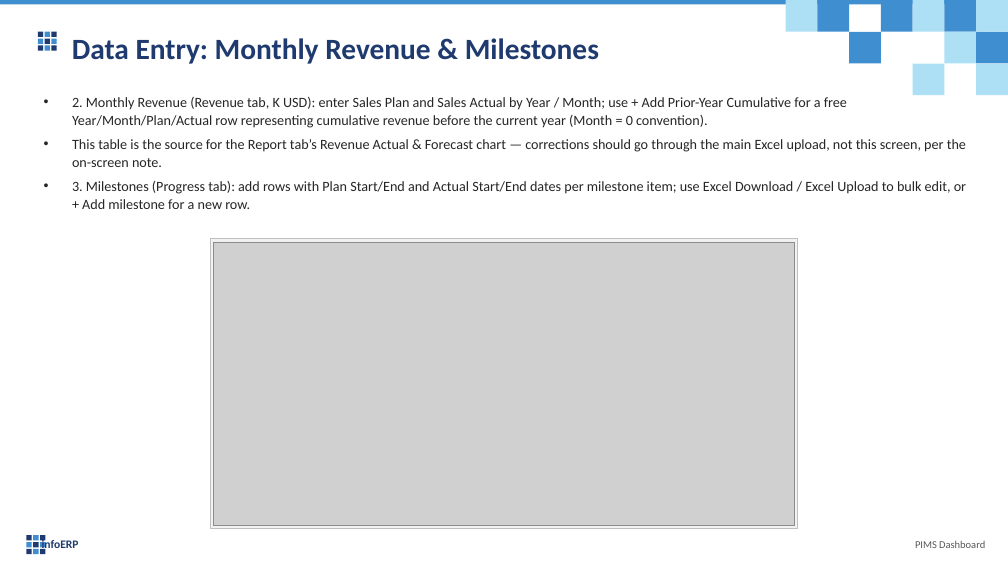
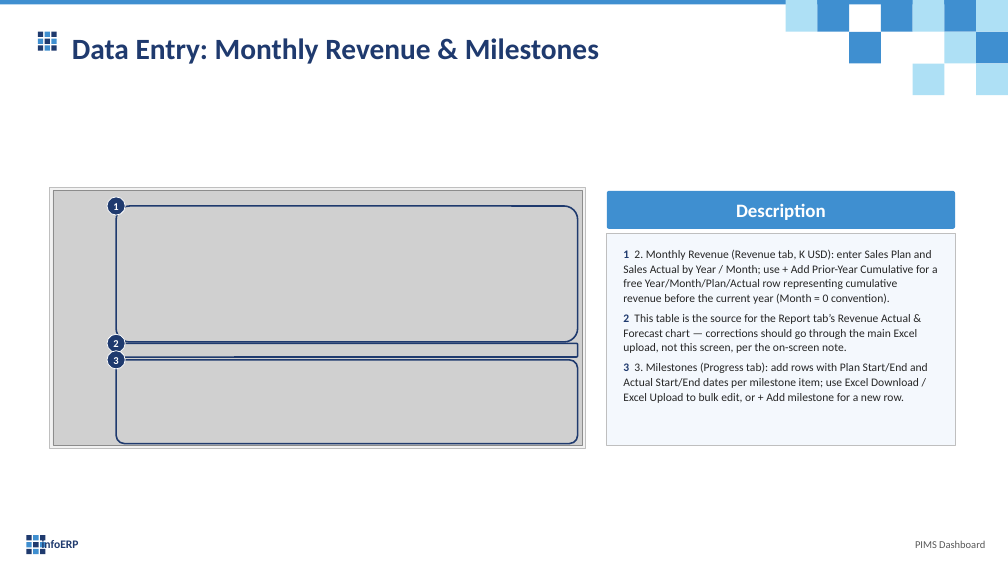
Before and after one commit to truongCLT/PIMS-DASHBOARD, a slide deck: slide 24 of docs/PIMS_Dashboard_User_Guide_V1.pptx. Drawn at 1008x567 pixels with LibreOffice and Linux fonts; fonts in the diff are those of the drawing; grey boxes stand for pictures. Boxes give left, top, right and bottom in pixels: in the first picture for what was removed or moved away, otherwise in the second. Text is boxed around its words. In the diff, an @@ line names an element or a change of style, - is before the commit and + after.

```diff
--- a/docs/PIMS_Dashboard_User_Guide_V1.pptx
+++ b/docs/PIMS_Dashboard_User_Guide_V1.pptx
@@ rectangle: place and size @@
-rectangle at [210, 239, 798, 529]
+rectangle at [50, 188, 585, 448]
@@ picture: place and size @@
-picture at [213, 242, 795, 526]
+picture at [53, 191, 582, 445]
@@ ellipse added at [107, 197, 126, 215], fill #1F3A6E, outline #FFFFFF 0.75 pt, 10 pt, text #FFFFFF, bold @@
+1
@@ rounded rectangle added at [116, 206, 578, 342], outline #1F3A6E 1.5 pt @@
@@ rounded rectangle added at [607, 191, 956, 228], fill #3F8FD0, 18 pt, text #FFFFFF, bold @@
+Description
@@ rectangle added at [607, 234, 956, 445], fill #F4F8FD, outline #BFBFBF 0.75 pt @@
@@ text at [623, 249, 938, 403]: text changed; size 13.5 to 11 pt @@
-• 2. Monthly Revenue (Revenue tab, K USD): enter Sales Plan and Sales Actual by Year / Month; use + Add Prior-Year Cumulative for a free Year/Month/Plan/Actual row representing cumulative revenue before the current year (Month = 0 convention).
-• This table is the source for the Report tab’s Revenue Actual & Forecast chart — corrections should go through the main Excel upload, not this screen, per the on-screen note.
-• 3. Milestones (Progress tab): add rows with Plan Start/End and Actual Start/End dates per milestone item; use Excel Download / Excel Upload to bulk edit, or + Add milestone for a new row.
+1 2. Monthly Revenue (Revenue tab, K USD): enter Sales Plan and Sales Actual by Year / Month; use + Add Prior-Year Cumulative for a free Year/Month/Plan/Actual row representing cumulative revenue before the current year (Month = 0 convention).
+2 This table is the source for the Report tab’s Revenue Actual & Forecast chart — corrections should go through the main Excel upload, not this screen, per the on-screen note.
+3 3. Milestones (Progress tab): add rows with Plan Start/End and Actual Start/End dates per milestone item; use Excel Download / Excel Upload to bulk edit, or + Add milestone for a new row.
@@ ellipse added at [107, 334, 126, 352], fill #1F3A6E, outline #FFFFFF 0.75 pt, 10 pt, text #FFFFFF, bold @@
+2
@@ ellipse added at [107, 351, 126, 369], fill #1F3A6E, outline #FFFFFF 0.75 pt, 10 pt, text #FFFFFF, bold @@
+3
@@ rounded rectangle added at [116, 343, 578, 357], outline #1F3A6E 1.5 pt @@
@@ rounded rectangle added at [116, 360, 578, 444], outline #1F3A6E 1.5 pt @@
```
Also in this commit, not shown: 29 other slides changed, 2 other files.
